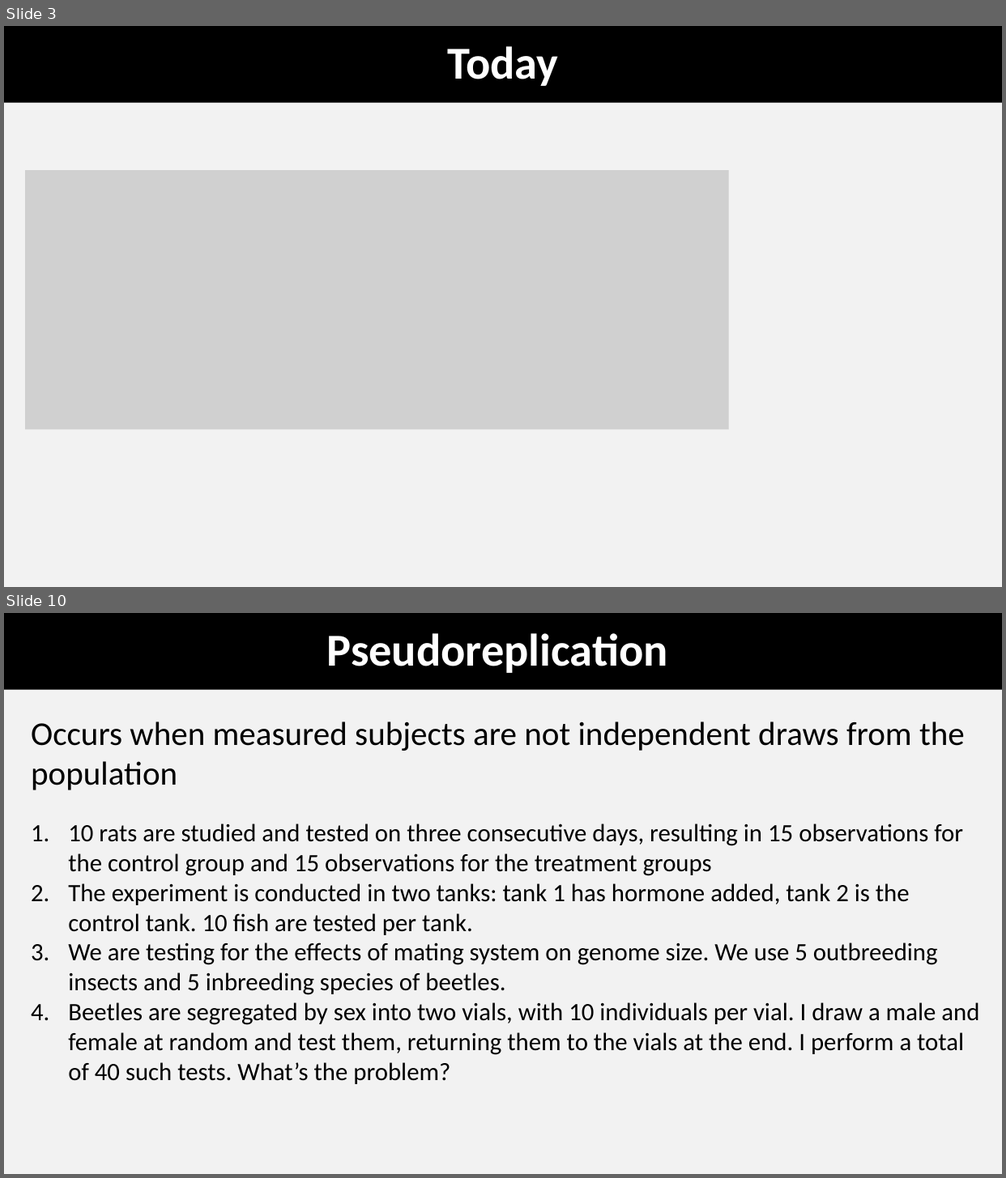
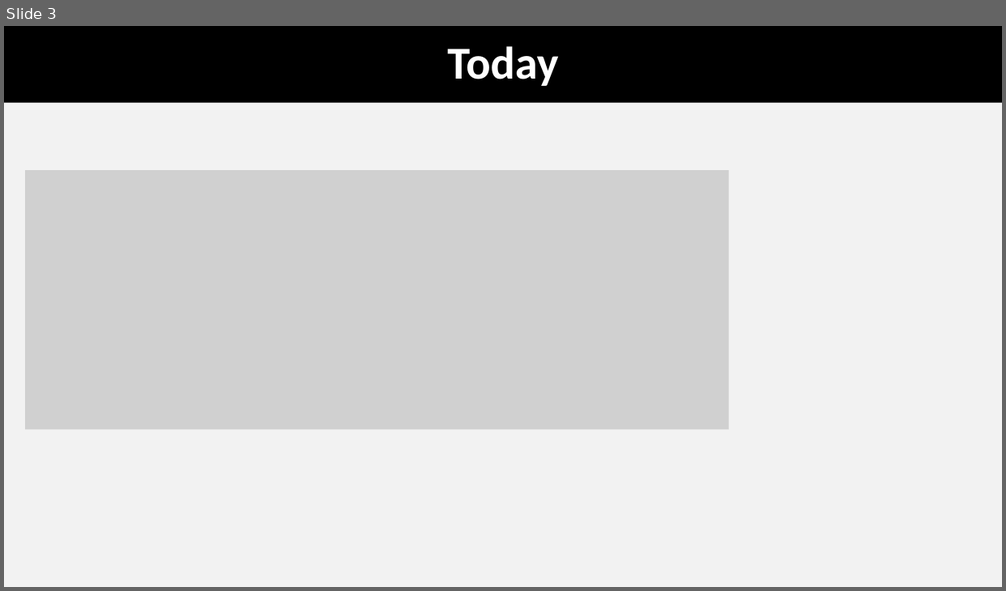
Before and after one commit to coleoguy/coleoguy.github.io, a slide deck: teaching/expdes/lectures/working/lec4.pptx. Shown one above the other, each under a label of ours: slides 3 and 10 before the commit, slide 3 after it; the slides between them are not shown. The pictures are 1006x1178 and 1006x591 pixels, drawn with LibreOffice and Linux fonts; fonts in the diff are those of the drawing; grey boxes stand for pictures. Boxes give left, top, right and bottom in pixels: in the first picture for what was removed or moved away, otherwise in the second. Text is boxed around its words. In the diff, an @@ line names an element or a change of style, - is before the commit and + after.

Commit message:
update to slides

```diff
--- a/teaching/expdes/lectures/working/lec4.pptx
+++ b/teaching/expdes/lectures/working/lec4.pptx
@@ slide 10 removed at bbox=[4, 613, 1002, 1174], background #F2F2F2 @@
@@ title removed at bbox=[4, 613, 1002, 689] @@
-Pseudoreplication
@@ text removed at bbox=[31, 722, 979, 1084] @@
-Occurs when measured subjects are not independent draws from the population
-1. 10 rats are studied and tested on three consecutive days, resulting in 15 observations for the control group and 15 observations for the treatment groups
-2. The experiment is conducted in two tanks: tank 1 has hormone added, tank 2 is the control tank. 10 fish are tested per tank.
-3. We are testing for the effects of mating system on genome size. We use 5 outbreeding insects and 5 inbreeding species of beetles.
-4. Beetles are segregated by sex into two vials, with 10 individuals per vial. I draw a male and female at random and test them, returning them to the vials at the end. I perform a total of 40 such tests. What’s the problem?
```
Also in this commit, not shown: 33 other slides removed, 10 other files.
